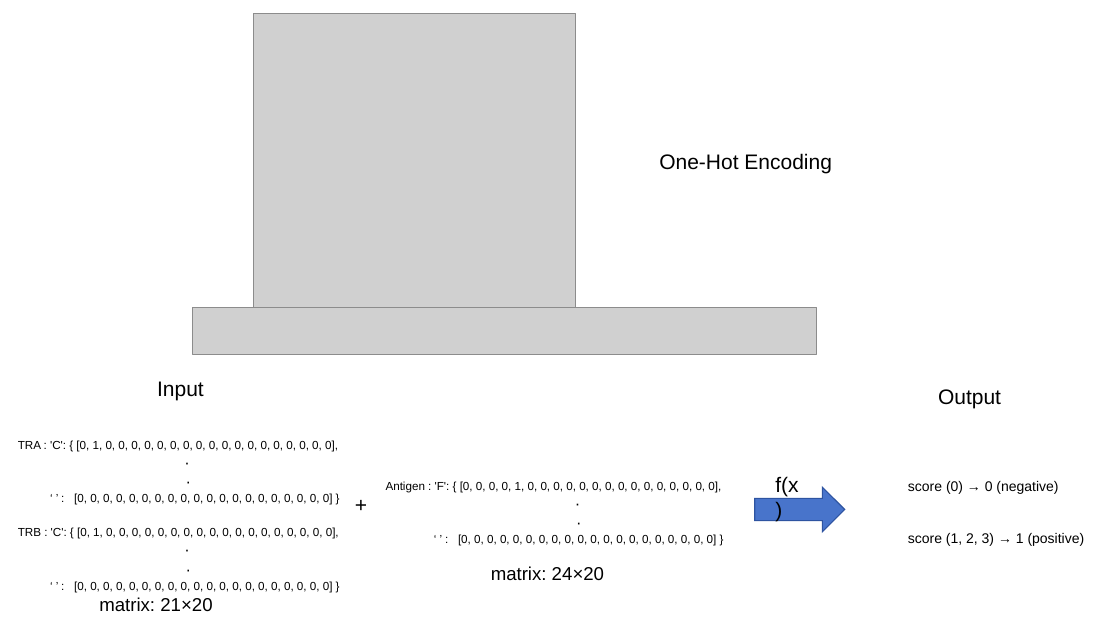
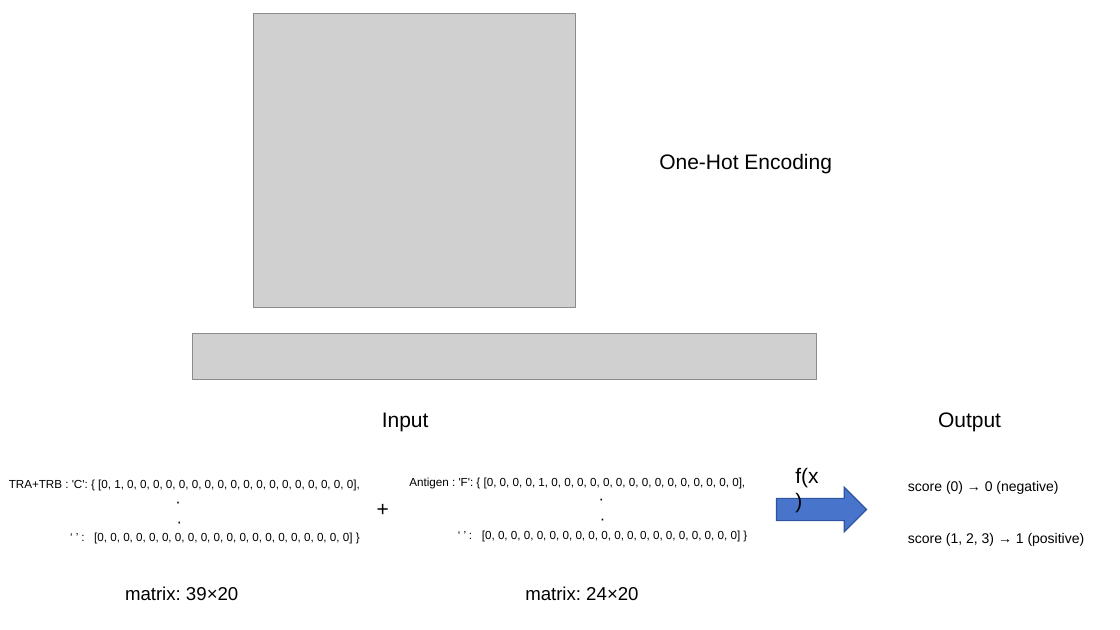
Before and after one commit to UoB-DSMP-2023-24/dsmp-2024-group03, a slide deck: slide 2 of pre.pptx. Drawn at 1120x630 pixels with LibreOffice and Linux fonts; fonts in the diff are those of the drawing; grey boxes stand for pictures. Boxes give left, top, right and bottom in pixels: in the first picture for what was removed or moved away, otherwise in the second. Text is boxed around its words. In the diff, an @@ line names an element or a change of style, - is before the commit and + after.

```diff
--- a/pre.pptx
+++ b/pre.pptx
@@ picture: place and size @@
-picture at [192,308,818,355]
+picture at [192,334,818,381]
@@ text "Input": place and size @@
-text "Input" at [157,381,204,400]
+text "Input" at [382,412,429,432]
@@ text "Output": place and size @@
-text "Output" at [938,389,1001,409]
+text "Output" at [938,412,1001,432]
@@ text "TRA+TRB : 'C': { [0, ...": place and size @@
-text "TRA+TRB : 'C': { [0, ..." at [18,440,338,505]
+text "TRA+TRB : 'C': { [0, ..." at [9,479,360,544]
@@ text at [9,479,360,491]: text changed @@
-TRA : 'C': { [0, 1, 0, 0, 0, 0, 0, 0, 0, 0, 0, 0, 0, 0, 0, 0, 0, 0, 0, 0],
+TRA+TRB : 'C': { [0, 1, 0, 0, 0, 0, 0, 0, 0, 0, 0, 0, 0, 0, 0, 0, 0, 0, 0, 0],
@@ text "Antigen : 'F': { [0, ...": place and size @@
-text "Antigen : 'F': { [0, ..." at [386,481,721,546]
+text "Antigen : 'F': { [0, ..." at [409,477,745,542]
@@ text "f(x)": place and size @@
-text "f(x)" at [775,476,798,497]
+text "f(x)" at [795,467,818,487]
@@ text "+": place and size @@
-text "+" at [347,487,388,521]
+text "+" at [368,492,409,526]
@@ right arrow: place and size @@
-right arrow at [755,487,845,532]
+right arrow at [777,487,867,532]
@@ text removed at [18,527,339,592] @@
-TRB : 'C': { [0, 1, 0, 0, 0, 0, 0, 0, 0, 0, 0, 0, 0, 0, 0, 0, 0, 0, 0, 0],
-·
-·
-‘ ’ : [0, 0, 0, 0, 0, 0, 0, 0, 0, 0, 0, 0, 0, 0, 0, 0, 0, 0, 0, 0] }
@@ text at [125,586,238,600]: text changed @@
-matrix: 21×20
+matrix: 39×20
@@ text "matrix: 24×20": place and size @@
-text "matrix: 24×20" at [491,566,604,580]
+text "matrix: 24×20" at [525,586,638,600]
```
Also in this commit, not shown: 1 other slide changed.
